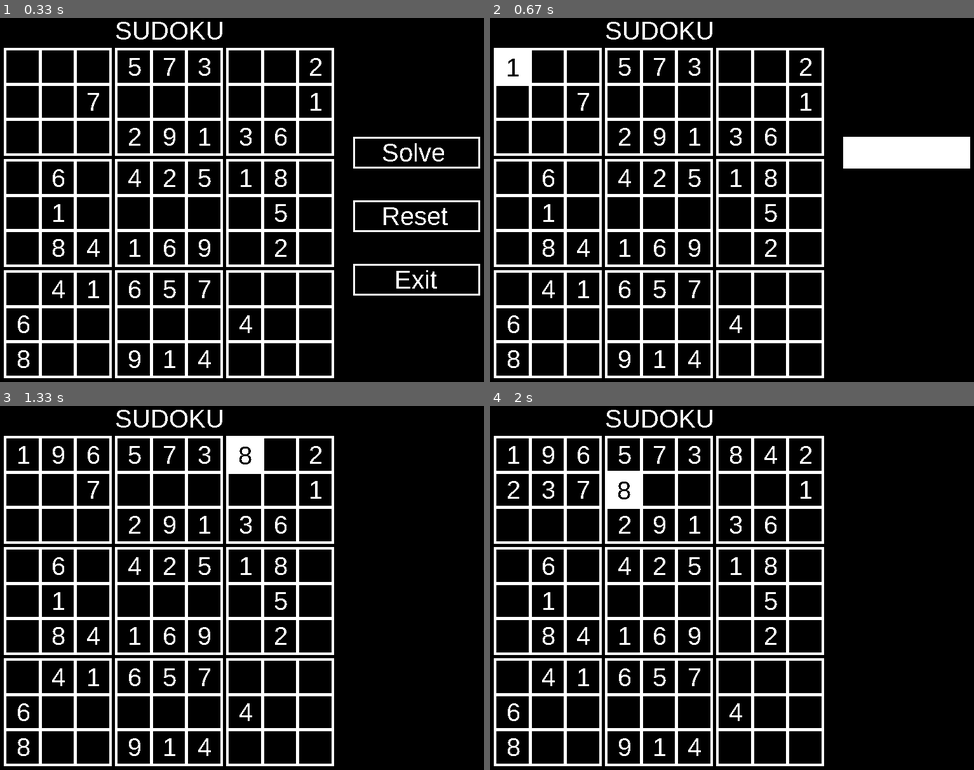
Above: before the commit, frames 1-4 (two rows, left to right).
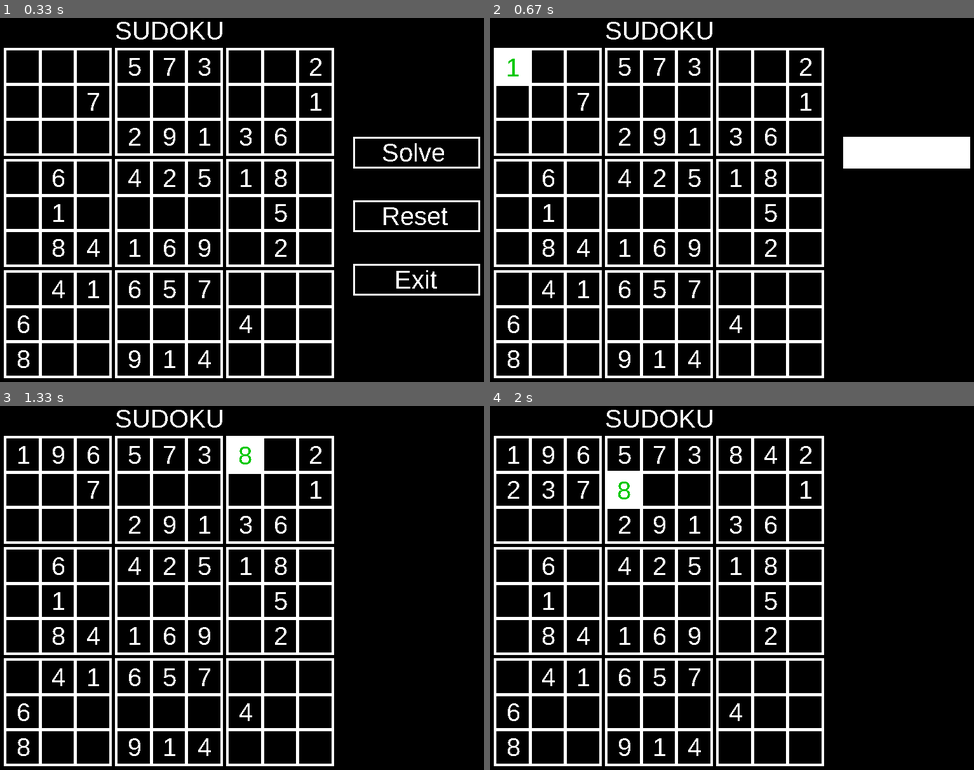
Above: after the commit, the same moments.

Repository: GarnierLenny/Pydoku
Game: pygame game, started from gui.py
Two runs of this game, one before a commit and one after it. Both use one fixed random seed, a clock stepped at 60 frames per second and the inputs below.
Inputs:
- Up to frame 1 (0.33 s): no input
- Up to frame 2 (0.67 s): click "Solve" at 0.38 s
- Up to frame 3 (1.33 s): no input
- Up to frame 4 (2 s): no input

Frame 1 is identical in both runs. In frame 2, less than 0.1% of the frame differs, in the area x 3-6%, y 11-17%; in frame 3, less than 0.1%, in the area x 49-52%, y 11-17%; in frame 4, less than 0.1%.

Commit message:
added basic scripts - fixed window not responding while solving

Diff:
--- a/components/display_board.py
+++ b/components/display_board.py
@@ -1,6 +1,7 @@
 import pygame
 import time, copy
 from pygame_init import *
+import pygame_init
 
 def set_cell_value(x, y):
   keys = pygame.key.get_pressed()
@@ -36,13 +37,14 @@
 
 def print_square(square_x, square_y, x, y):
   global board
+  global solving
 
   for i in range(3):
     ref = copy.copy(x)
     for j in range(3):
       hover_check = 0
       pos = pygame.mouse.get_pos()
-      if (pos[0] > ref + 5 and pos[0] < ref + 55) and (pos[1] > y + 5 and pos[1] < y + 55) and board_reference[i + 3 * square_y][j + 3 * square_x] == 0:
+      if (pos[0] > ref + 5 and pos[0] < ref + 55) and (pos[1] > y + 5 and pos[1] < y + 55) and board_reference[i + 3 * square_y][j + 3 * square_x] == 0 and pygame_init.solving is False:
         pygame.draw.rect(screen, pygame.Color(255, 255, 255), (ref, y, 60, 60))
         hover_check = 1
         set_cell_value(j + 3 * square_x, i + 3 * square_y)
--- a/gui.py
+++ b/gui.py
@@ -3,6 +3,9 @@
 import time
 from components.display_board import display_board
 from pygame_init import *
+import pygame_init
+
+global solving
 
 def setup_reference():
   for i in range(9):
@@ -35,6 +38,8 @@
 
 def solve():
   reset()
+  pygame_init.solving = True
+  print(pygame_init.solving)
   recursive_solve(board, 0, 0)
 
 def get_highlight_position(x, y):
@@ -65,11 +70,16 @@
       y += 1
     if y == 9:
       return True
+  for event in pygame.event.get():
+        if event.type == pygame.QUIT:
+            running = False
   for i in range(9):
     board[y][x] += 1
     if check_hor(board, x, y) is True and check_ver(board, x, y) is True and check_square(board, x, y) is True:
       display_board()
-      highlight_cell(x, y, pygame.Color(255, 255, 255), pygame.Color(0, 0, 0))
+
+      highlight_cell(x, y, pygame.Color(255, 255, 255), pygame.Color(0, 200, 0))
+
       refresh_screen()
       if recursive_solve(board, x + 1, y) is True:
         return True
--- a/pygame_init.py
+++ b/pygame_init.py
@@ -5,6 +5,7 @@
 clock = pygame.time.Clock()
 click_lock = False
 pygame.font.init()
+solving = False
 my_font = pygame.font.SysFont('sans', 40)
 board = [
   [0, 0, 0, 0, 0, 0, 0, 0, 0],
Not shown, changed: README.md
Not shown, added: install.sh
Not shown, added: start.sh
